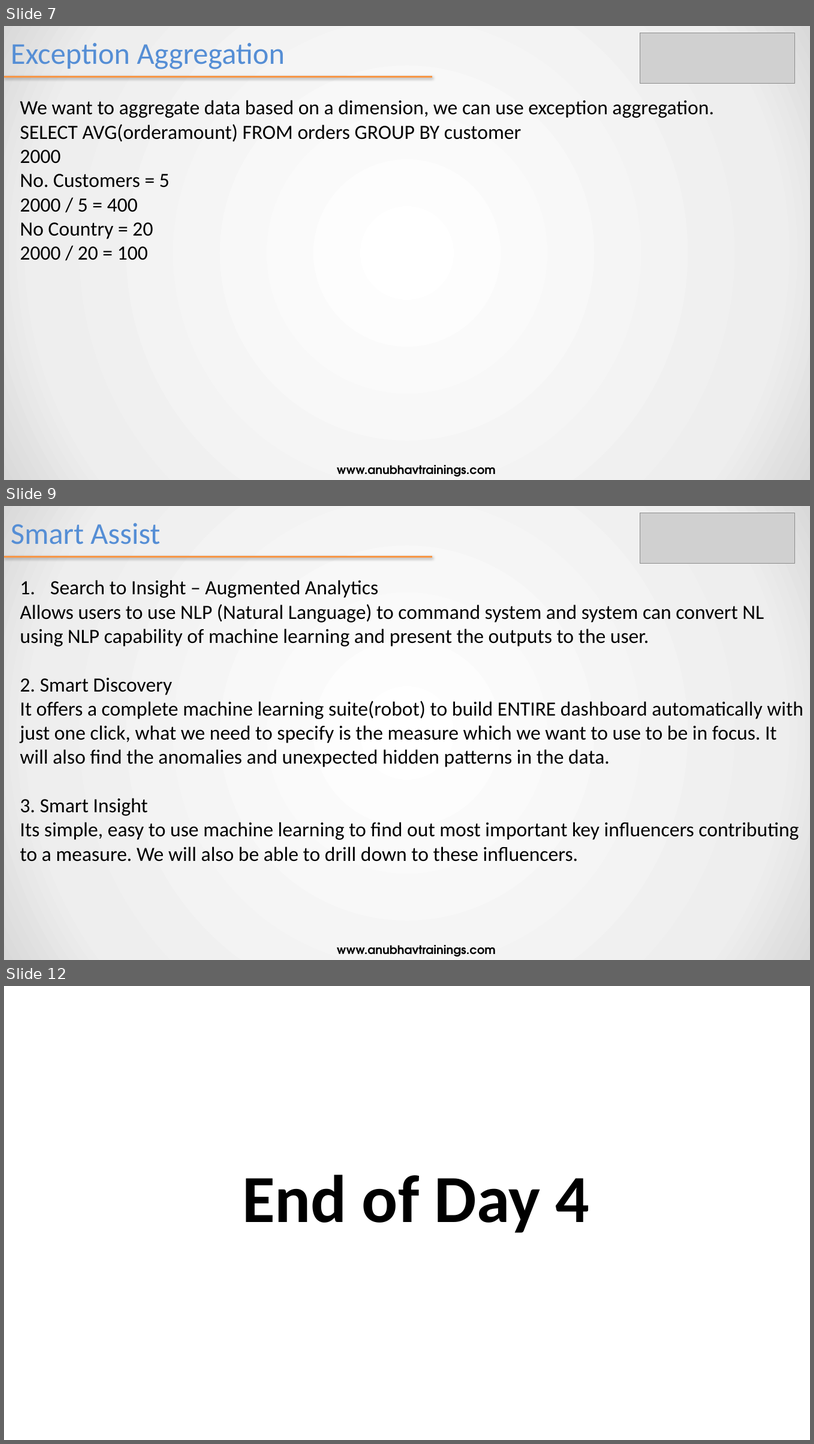
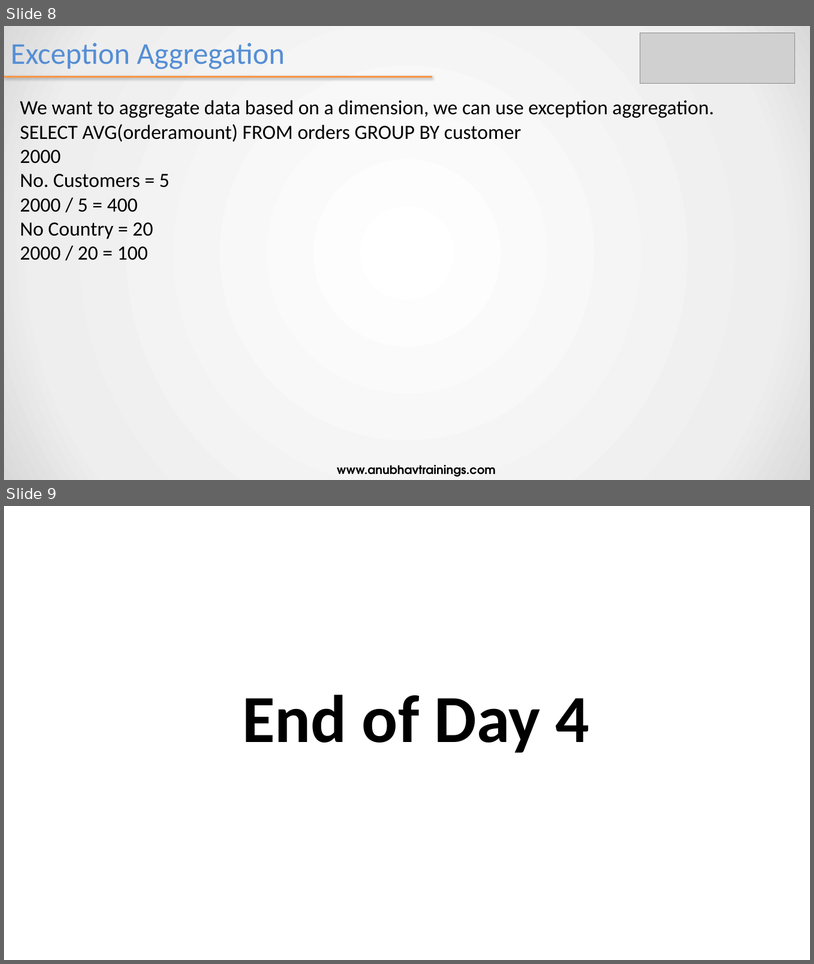
Before and after one commit to soyuztechnologies/SAC_merckgroup, a slide deck: day 4/SAC_Training Day 4.pptx. Shown one above the other, each under a label of ours: slides 7, 9 and 12 before the commit, slides 8 and 9 after it; the slides between them are not shown. The pictures are 814x1444 and 814x964 pixels, drawn with LibreOffice and Linux fonts; fonts in the diff are those of the drawing; grey boxes stand for pictures. Boxes give left, top, right and bottom in pixels: in the first picture for what was removed or moved away, otherwise in the second. Text is boxed around its words. In the diff, an @@ line names an element or a change of style, - is before the commit and + after.

```diff
--- a/day 4/SAC_Training Day 4.pptx
+++ b/day 4/SAC_Training Day 4.pptx
@@ slide 9 removed at (4,506,810,960), background gradient #FFFFFF to #EEEEEE to #D9D9D9 @@
@@ title removed at (11,523,160,544) @@
-Smart Assist
@@ picture removed at (641,513,795,564) @@
@@ line removed from (4, 557) to (433, 557) @@
@@ text removed at (20,580,804,861) @@
-1. Search to Insight – Augmented Analytics
-Allows users to use NLP (Natural Language) to command system and system can convert NL using NLP capability of machine learning and present the outputs to the user.
-2. Smart Discovery
-It offers a complete machine learning suite(robot) to build ENTIRE dashboard automatically with just one click, what we need to specify is the measure which we want to use to be in focus. It will also find the anomalies and unexpected hidden patterns in the data.
-3. Smart Insight
-Its simple, easy to use machine learning to find out most important key influencers contributing to a measure. We will also be able to drill down to these influencers.
@@ text removed at (337,945,496,957) @@
-www.anubhavtrainings.com
@@ what was slide 7 is now slide 8 @@
@@ what was slide 12 is now slide 9 @@
```
Also in this commit, not shown: 1 slide changed, 1 slide added, 3 other slides removed, 13 other files.
